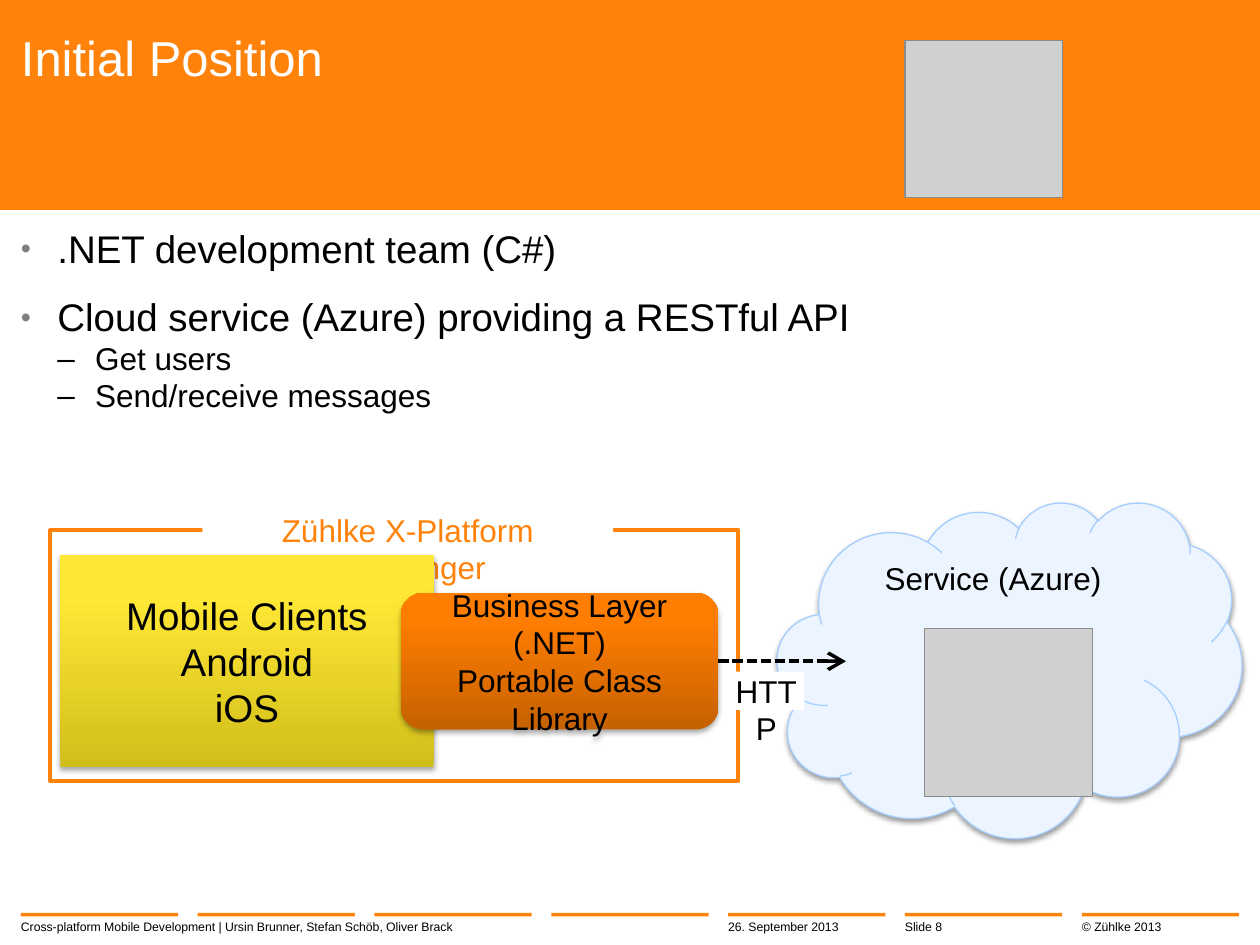
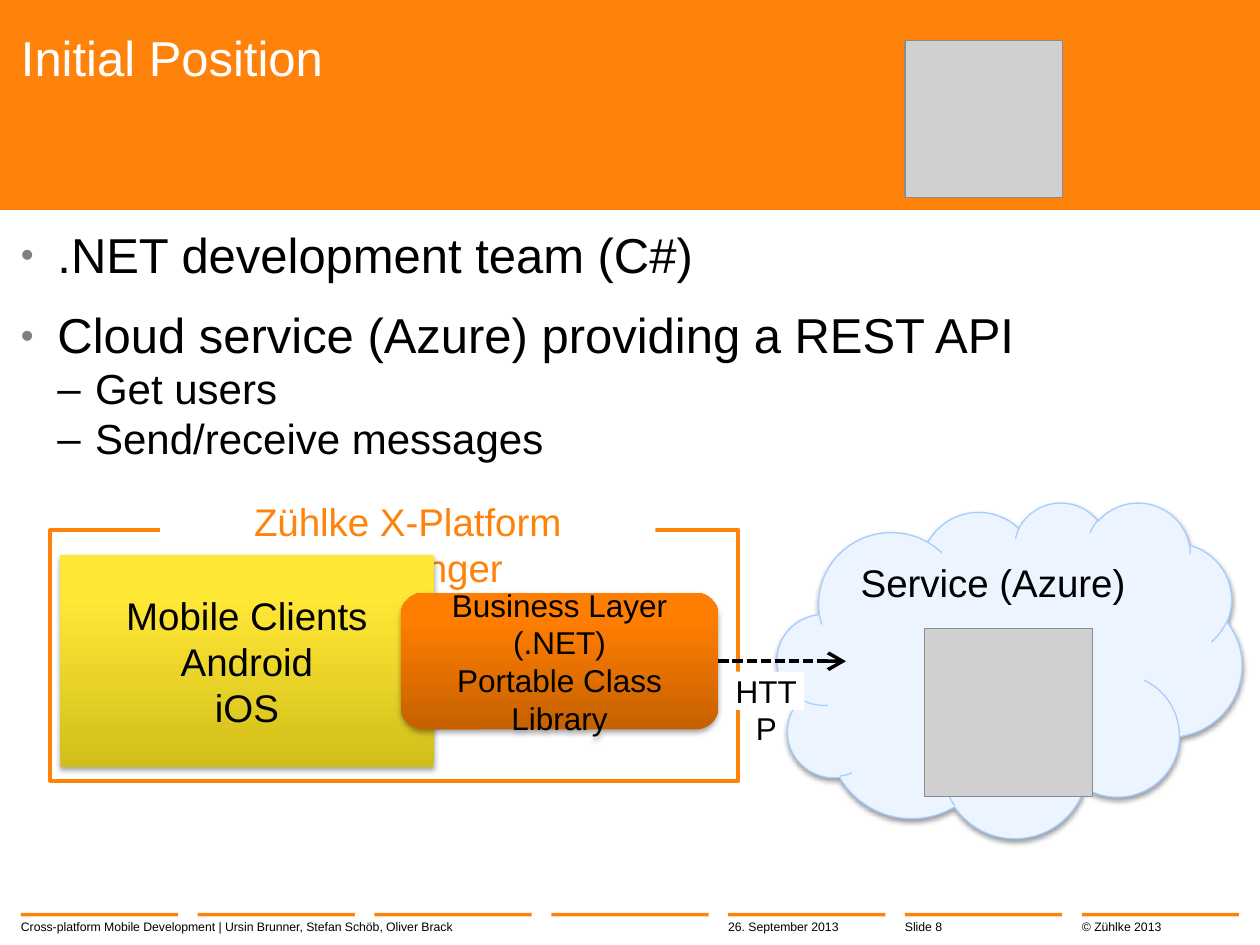
Before and after one commit to brunnurs/zxm, a slide deck: slide 8 of docs/13-09-26 Cross-platform mobile development with C#.pptx. Drawn at 1260x945 pixels with LibreOffice and Linux fonts; fonts in the diff are those of the drawing; grey boxes stand for pictures; background and template pictures are left out. Boxes give left, top, right and bottom in pixels: in the first picture for what was removed or moved away, otherwise in the second. Text is boxed around its words. In the diff, an @@ line names an element or a change of style, - is before the commit and + after.

```diff
--- a/docs/13-09-26 Cross-platform mobile development with C#.pptx
+++ b/docs/13-09-26 Cross-platform mobile development with C#.pptx
@@ text at box(57, 237, 693, 462): size 22 to 28 pt in ".NET development team (C#)"; size 18 to 24 pt in "Get users", "Send/receive messages" @@
@@ text at box(57, 317, 1014, 363): text changed; size 22 to 28 pt @@
-  • Cloud service (Azure) providing a RESTful API
+  • Cloud service (Azure) providing a REST API
@@ text "Zühlke X-Platform Messenger" at box(254, 508, 561, 590): size 18 to 22 pt @@
@@ text "Zühlke X-Platform Messenger": place and size @@
-text "Zühlke X-Platform Messenger" at box(282, 519, 534, 585)
+text "Zühlke X-Platform Messenger" at box(254, 508, 561, 590)
@@ cloud "Service (Azure)" at box(777, 501, 1242, 837): size 18 to 22 pt @@
```
Also in this commit, not shown: 10 other slides changed.
